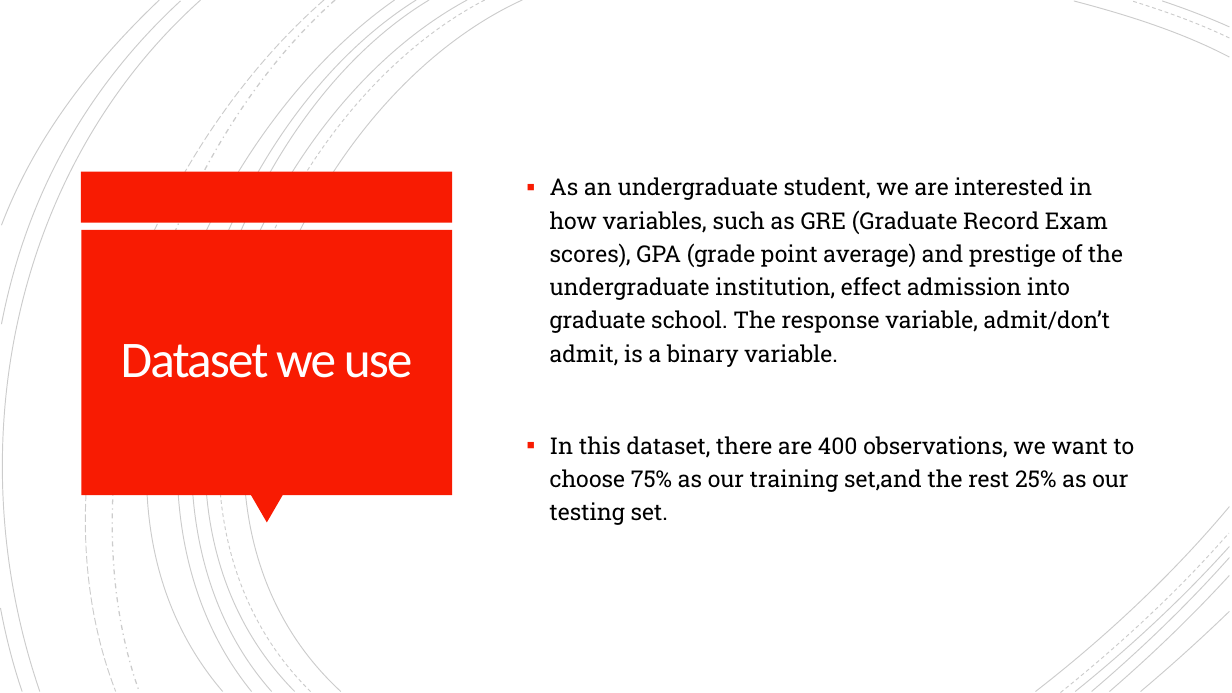
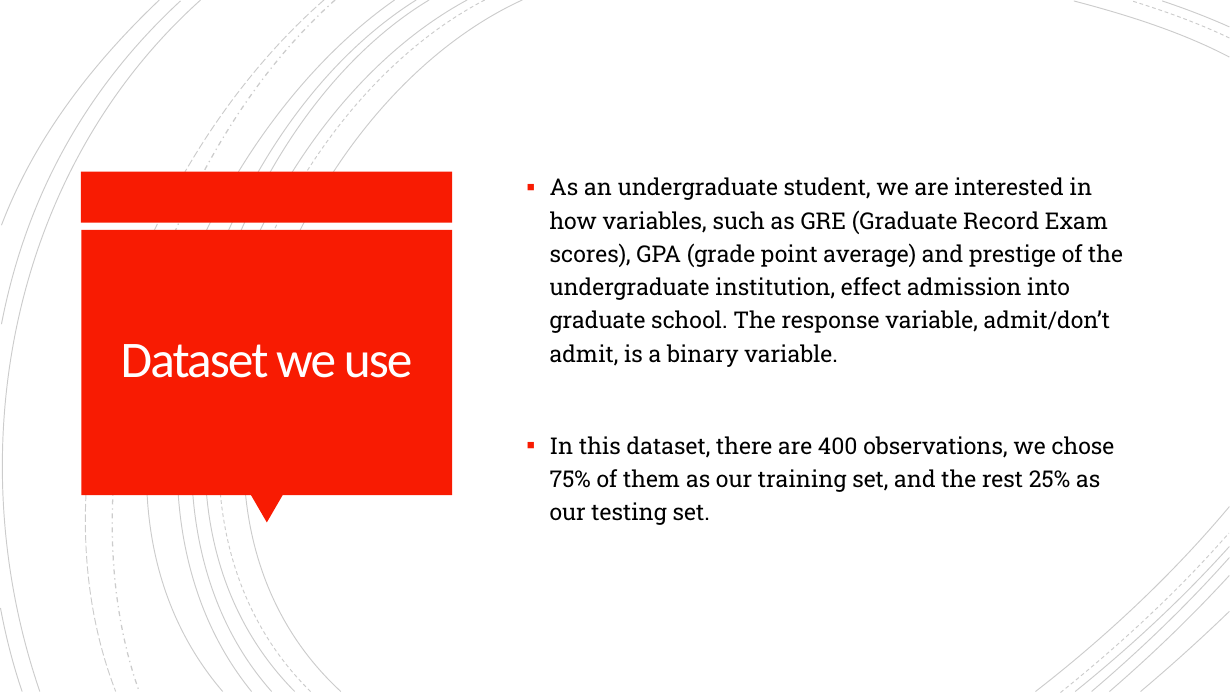
Before and after one commit to ymart1n/ML-Research-Repo, a slide deck: slide 2 of Homework 1/hw1-pre.pptx. Drawn at 1232x693 pixels with LibreOffice and Linux fonts; fonts in the diff are those of the drawing. Boxes give left, top, right and bottom in pixels: in the first picture for what was removed or moved away, otherwise in the second. Text is boxed around its words. In the diff, an @@ line names an element or a change of style, - is before the commit and + after.

```diff
--- a/Homework 1/hw1-pre.pptx
+++ b/Homework 1/hw1-pre.pptx
@@ text at (550, 436, 1115, 525): text changed @@
-▪ In this dataset, there are 400 observations, we want to choose 75% as our training set,and the rest 25% as our testing set.
+▪ In this dataset, there are 400 observations, we chose 75% of them as our training set, and the rest 25% as our testing set.
```
Also in this commit, not shown: 7 other slides changed, 1 other file.
